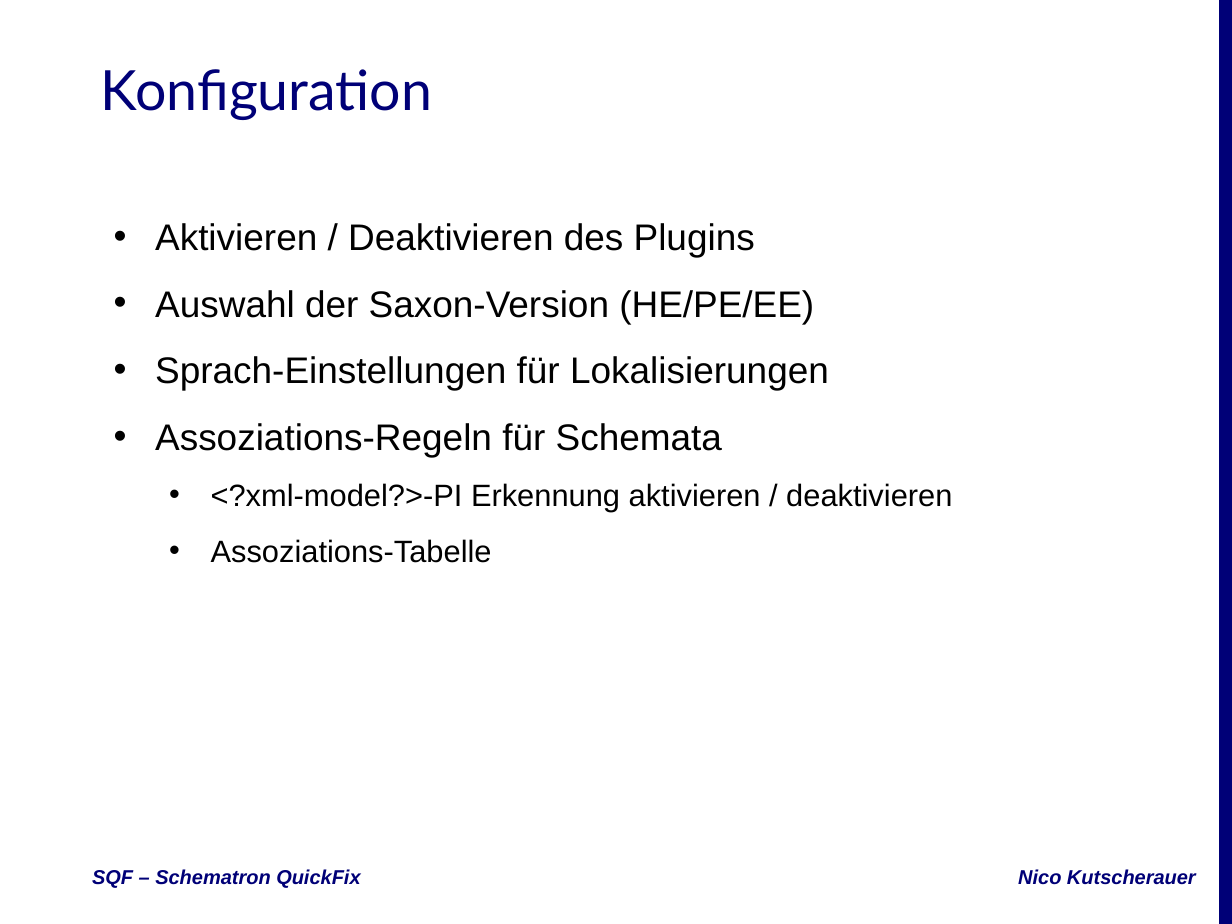
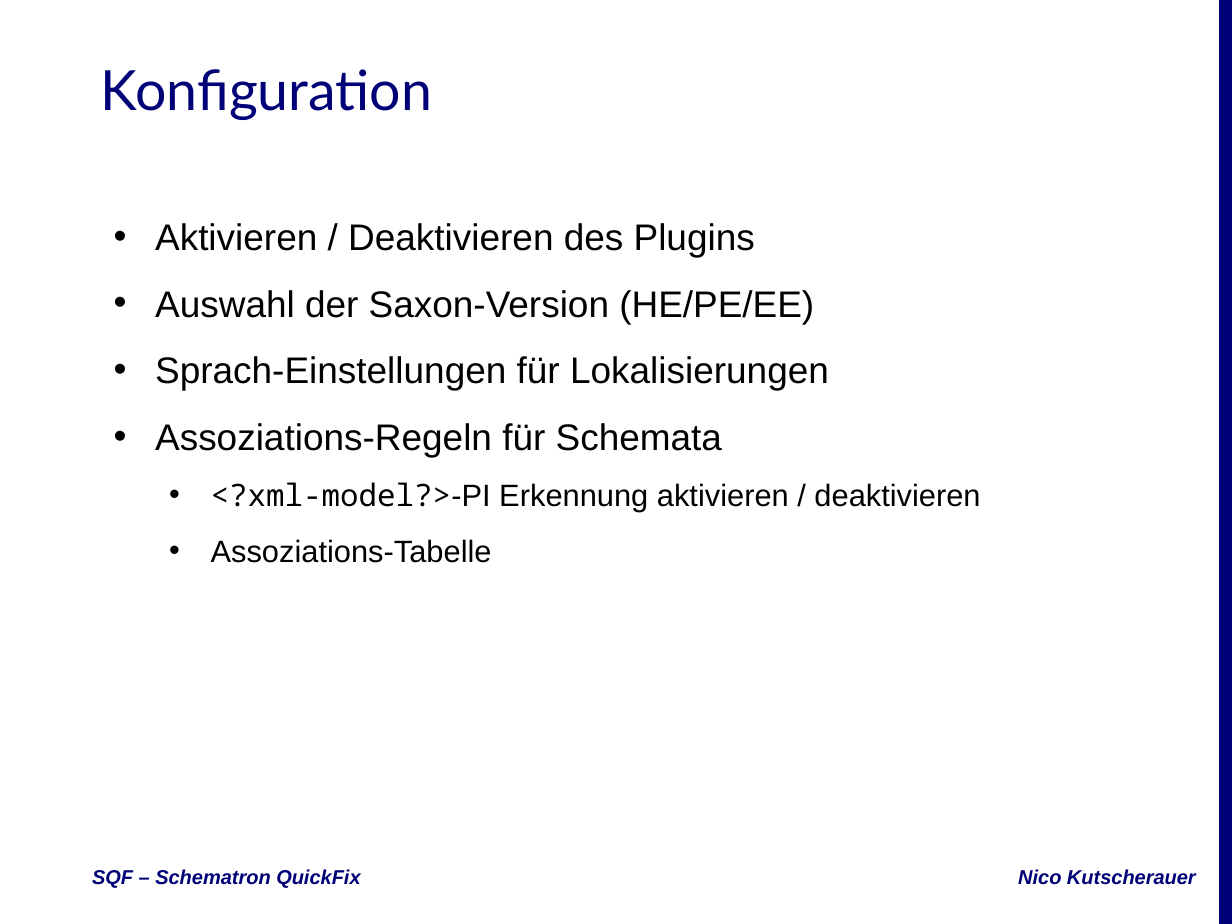
Before and after one commit to nkutsche/SchematronQuickFix-2017-11-17, a slide deck: slide 28 of SQF-Escali.pptx (slide 26 before the commit). Drawn at 1232x924 pixels with LibreOffice and Linux fonts; fonts in the diff are those of the drawing; background and template pictures are left out. Boxes give left, top, right and bottom in pixels: in the first picture for what was removed or moved away, otherwise in the second. Text is boxed around its words. In the diff, an @@ line names an element or a change of style, - is before the commit and + after.

```diff
--- a/SQF-Escali.pptx
+++ b/SQF-Escali.pptx
@@ subtitle at (211, 482, 980, 512): font Arial to Noto Sans Mono in "<?xml-model?>-PI" @@
```
Also in this commit, not shown: 5 other slides changed, 2 slides added.
